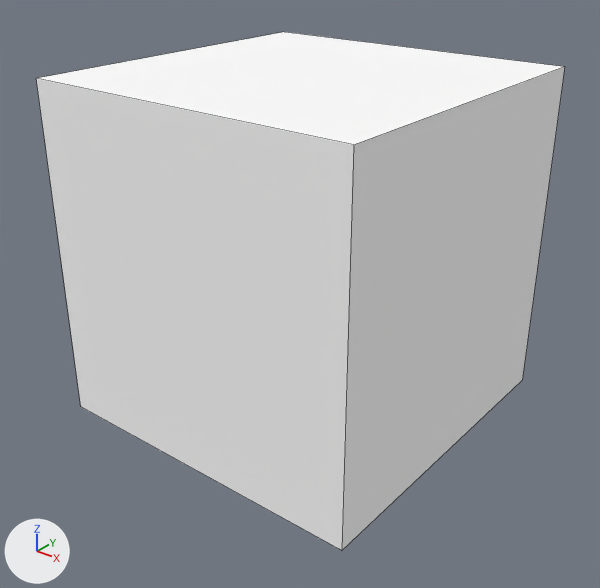
The Blender file blend/bbox.blend: old version first, new version second.
The view is the same before and after, from a 50 mm lens placed at (2.79, -3.56, 2.89), pointed at (0.04, -0.13, 0.76). Every picture has the same lights, and +X, +Y and +Z are marked at lower left. Mesh edges are drawn as thin lines. The same objects are shown in both versions, whatever each file hides.

In view in the first picture: 'bbox'.
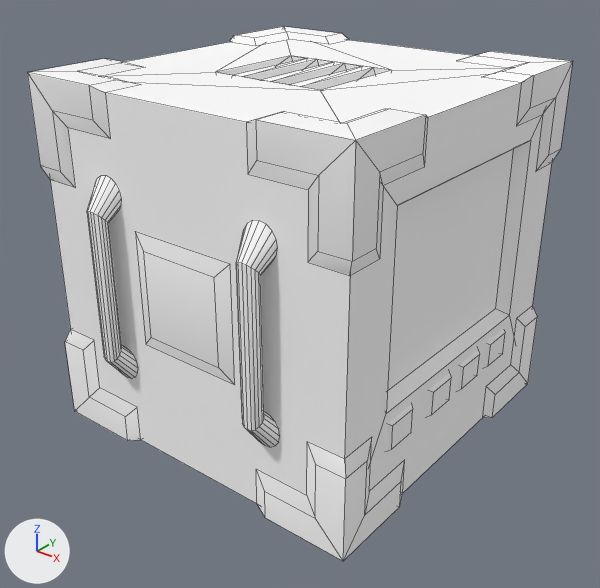
Location of each change, [x1, y1, x2, y2] in pixels of the pictures (600 x 588 px):
'bbox', reshaped: before [36, 32, 565, 550]; after [27, 27, 573, 561]

Diff of the bpy script that builds the scene:
```diff
--- a/blend/bbox.blend.py
+++ b/blend/bbox.blend.py
@@ ob_bbox @@
-ob_bbox = bpy.data.objects.new('bbox', me_colobotmesh)
+ob_bbox = bpy.data.objects.new('bbox', me_colobotmesh__001)
 ob_bbox.location = (0.0, 0.0, 0.0)
```
